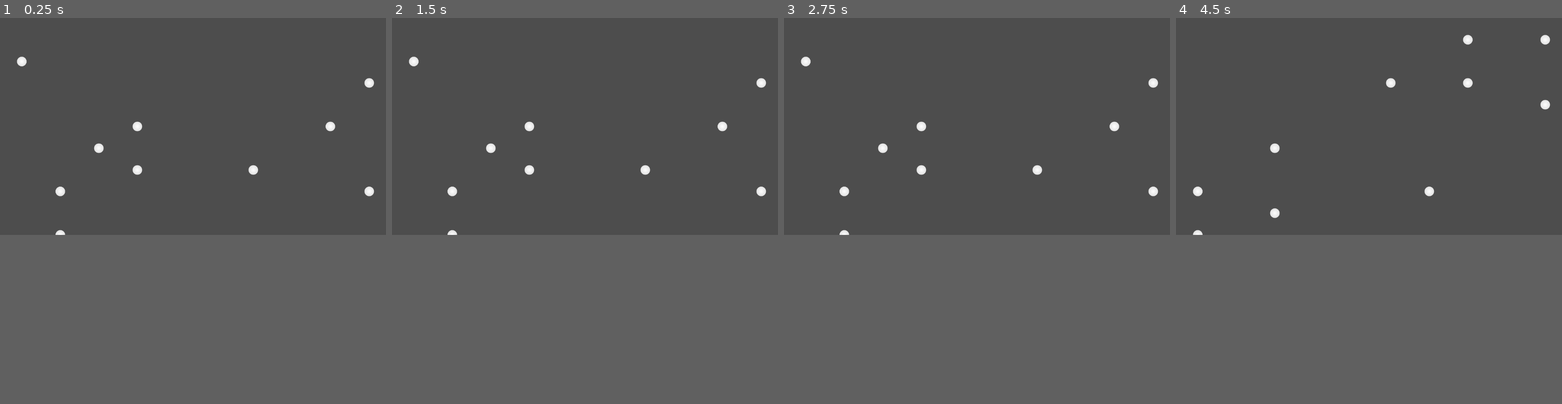
Above: before the commit, frames 1-4 (left to right).
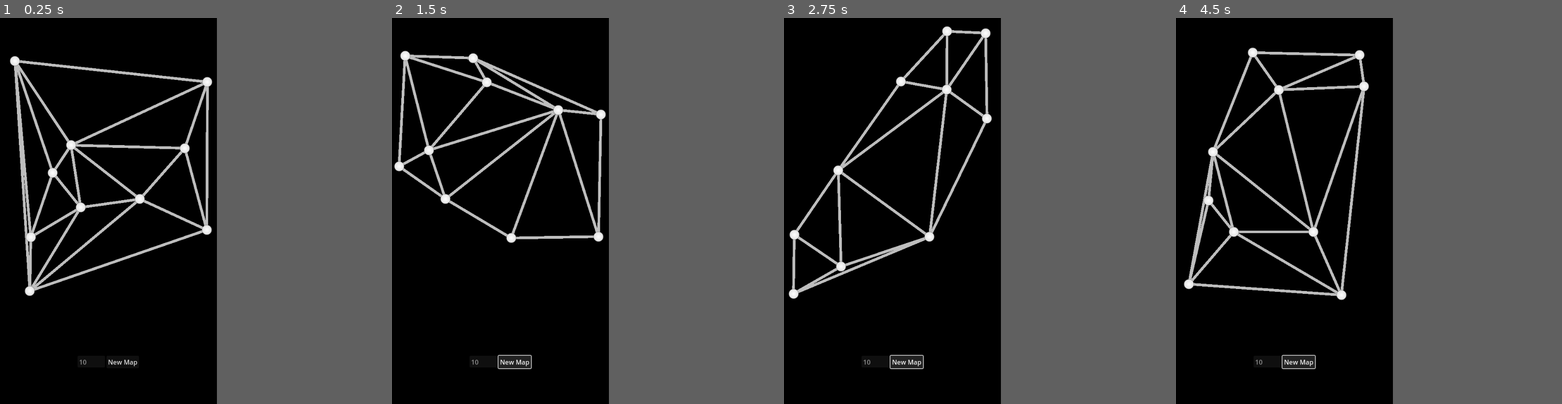
Above: after the commit, the same moments.

Repository: Hitchhiker-Dave/Jaquaysed-Dungen
Game: Godot game, scene res://scenes/MainScreen.tscn
Same seed, same stepped clock (60 frames per second), same inputs: the game is played once before the commit and once after it.
Inputs (mouse positions are in pixels of both pictures, inside the frame that each line leads up to):
- Up to frame 1 (0.25 s): no input
- Up to frame 2 (1.5 s): click (612, 211) at 0.5 s, where only the run after the commit has a clickable "New Map"; click (612, 211) at 1.25 s, where only the run after the commit has a clickable "New Map"
- Up to frame 3 (2.75 s): click (1004, 211) at 2 s, where only the run after the commit has a clickable "New Map"
- Up to frame 4 (4.5 s): tap Enter at 2.75, 4.25 s; tap Space (new_map) at 3.5 s
The window is 799x449 before the commit and 449x799 after it. Grey fills any space a smaller window leaves; there, only what the larger window draws over its background counts as a difference.

The runs differ from the first frame. In frame 1, 32% of the frame differs, in the area x 0-97%, y 0-91%; in frame 2, 32%; in frame 3, 33%; in frame 4, 33%.

Commit message:
node placement and delaunay triangulation
fixed node placement to reduce chance of overlap

added custom function that reimplements godot's delaunay triangulation program to generate a list of unique edges and their lengths

added basic ui for changing number of  rooms to generate during runtime, as well as a generate new map button (should hopefully work on mobile)

Diff:
--- a/project.godot
+++ b/project.godot
@@ -23,6 +23,11 @@
 gdscript/warnings/unsafe_cast=1
 gdscript/warnings/unsafe_call_argument=1
 
+[display]
+
+window/size/viewport_width=540
+window/size/viewport_height=960
+
 [input]
 
 new_map={
--- a/scenes/MainScreen.tscn
+++ b/scenes/MainScreen.tscn
@@ -6,5 +6,38 @@
 [node name="MainScreen" type="Node2D"]
 script = ExtResource("1_ton5t")
 
-[node name="GraphHandler" parent="." instance=ExtResource("1_j6ixq")]
+[node name="Background" type="ColorRect" parent="."]
+offset_right = 1136.0
+offset_bottom = 1079.0
+color = Color(0, 0, 0, 1)
+
+[node name="VBoxContainer" type="VBoxContainer" parent="."]
+offset_right = 40.0
+offset_bottom = 40.0
+size_flags_horizontal = 6
+size_flags_vertical = 6
+
+[node name="GraphHandler" parent="VBoxContainer" instance=ExtResource("1_j6ixq")]
+unique_name_in_owner = true
+layout_mode = 2
 metadata/_edit_use_anchors_ = true
+
+[node name="UI_Box" type="CenterContainer" parent="."]
+offset_right = 540.0
+offset_bottom = 31.0
+size_flags_horizontal = 3
+size_flags_vertical = 3
+
+[node name="HBoxContainer" type="HBoxContainer" parent="UI_Box"]
+layout_mode = 2
+
+[node name="LineEdit" type="LineEdit" parent="UI_Box/HBoxContainer"]
+layout_mode = 2
+placeholder_text = "10"
+
+[node name="Button" type="Button" parent="UI_Box/HBoxContainer"]
+layout_mode = 2
+text = "New Map"
+
+[connection signal="text_submitted" from="UI_Box/HBoxContainer/LineEdit" to="." method="_on_line_edit_text_submitted"]
+[connection signal="button_up" from="UI_Box/HBoxContainer/Button" to="." method="_on_button_button_up"]
--- a/scripts/graph_handler.gd
+++ b/scripts/graph_handler.gd
@@ -3,6 +3,7 @@
 
 #var declaration
 @onready var nodes : Array = []
+var visibleEdges : Array = []
 
 #testing/temp var declaration
 @onready var nodeCount : int = 10
@@ -29,18 +30,20 @@
 
 ##place nodeCount nodes onto screen
 func generateNodes(coords : Array, width : float, height : float) -> void:
-	print("Generating New Nodes")
+	#print("Generating New Nodes")
 	var x : float = 0
 	var y : float = 0
-	var padding : float = nodeRadius * 2
+	var padding : float = nodeRadius
 	for i in nodeCount:
-		print("Coords[", i, "]: ", coords[i])
-		'''x = randf_range((coords[i][0] * width) + (width/3),
-			(coords[i][0] * width) + (width * (2/3)))
-		y = randf_range((coords[i][1] * height),
-		(coords[i][1] * height) + height)'''
-		x = coords[i][0] * (width) + padding
-		y = coords[i][1] * (height) + padding
+		#print("Coords[", i, "]: ", coords[i])
+		x = min(coords[i][0] * width + padding + randf_range(-1 * width / 4.0, width / 4.0),
+			width * nodeCount - (padding / 2.0))
+		if x < (padding / 2.0): x = padding / 2.0
+
+		y = min(coords[i][1] * height + padding + randf_range(-1 * height / 4.0, height / 4.0),
+			height * nodeCount - (padding / 2.0))
+		if y < (padding / 2.0): y = padding / 2.0
+
 		addNode(x, y)
 	return
 
@@ -59,9 +62,63 @@
 			grid_coords.append([x, y])
 
 	grid_coords.shuffle()
+	#Place nodes via pseudo BSP
 	generateNodes(grid_coords, grid_width, grid_height)
+	printNodes()
 
+	#Delaunay triangulation
+	var del_grid : Array = triangulate()
+	del_grid.sort()
+	drawEdges(del_grid)
+
+	#MST
+	#Set Start, Goal, & Encounter Nodes
+	#Add Edges
+	#Set Treasure Nodes
+	#Start Graph Re-write
 	return
+
+##Delaunay triangulation via converting nodes list into format usable by godot's
+##built in delaunay triangulation function; returns list of edges from a
+##the grid: [ [Node A, Node B], Edge Length ]
+func triangulate() -> Array:
+	#convert nodes into a valid PackedVector2Array
+	var nodeCoords : PackedVector2Array = []
+	for node : MyGraphNode in nodes:
+		nodeCoords.append(node.position)
+
+	#input converted nodes into a delaunay triangulation grid; specifically, it
+	#returns an array of indices where each 3 nodes form the triangle
+	var tri_grid : PackedInt32Array = Geometry2D.triangulate_delaunay(nodeCoords)
+
+	#convert triangulation into usable list of edges + distances (non repeating)
+	var edges : Array = []
+	var A : MyGraphNode
+	var B : MyGraphNode
+	var C : MyGraphNode
+	for i in range(tri_grid.size()):
+		#Tri = A - B - C - A
+		if (((i + 1) % 3) == 0):
+			A = nodes[tri_grid[i-2]]
+			B = nodes[tri_grid[i-1]]
+			C = nodes[tri_grid[i]]
+
+			#append A-B
+			if([ [ A, B ], abs(A.position.distance_to(B.position)) ] not in edges and
+			[ [ B, A ], abs(A.position.distance_to(B.position)) ] not in edges):
+				edges.append([ [ A, B ], abs(A.position.distance_to(B.position)) ])
+
+			#append B-C
+			if([ [ B, C ], abs(B.position.distance_to(C.position)) ] not in edges and
+			[ [ C, B ], abs(B.position.distance_to(C.position)) ] not in edges):
+				edges.append([ [ B, C ], abs(B.position.distance_to(C.position)) ])
+
+			#append C-A
+			if([ [ C, A ], abs(C.position.distance_to(A.position)) ] not in edges and
+			[ [ A, C ], abs(C.position.distance_to(A.position)) ] not in edges):
+				edges.append([ [ C, A ], abs(C.position.distance_to(A.position)) ])
+
+	return edges
 
 #delete all stored nodes in graph
 func deleteNodes() -> void:
@@ -70,9 +127,22 @@
 	nodes.clear()
 	return
 
+#draw lines from a list of edges and a given color (fixed for now)
+func drawEdges(edges : Array) -> void:
+	visibleEdges = edges
+	queue_redraw()
+	return
+
 #test printout of all nodes in storage
 func printNodes() -> void:
 	for node : MyGraphNode in nodes:
 		node.printNode()
 
 	return
+
+func _draw() -> void:
+	for i in range(visibleEdges.size()):
+		draw_line(visibleEdges[i][0][0].position, visibleEdges[i][0][1].position,
+		Color.GRAY , nodeRadius / 4.0)
+
+	return
--- a/scripts/graph_node.gd
+++ b/scripts/graph_node.gd
@@ -8,12 +8,11 @@
 #var declaration
 @onready var neighbors : Array = []
 @onready var value : int = 0
-@onready var radius : float = 4.0
+@onready var radius : float = 1.0
 #either list of bools or enums for special rooms
 
 func _ready() -> void:
-	sprite_2d.texture.width = radius
-	sprite_2d.texture.height = radius
+	setRadius(radius)
 	value = randi_range(1, 6) #temp values, emulated d6
 
 func setRadius(r : float) -> void:
--- a/scripts/main_screen.gd
+++ b/scripts/main_screen.gd
@@ -1,16 +1,24 @@
 extends Node2D
 
 #get children/components
-@onready var graph_handler: GraphManager = $GraphHandler
+@onready var background: ColorRect = $Background
+@onready var graph_handler: GraphManager = %GraphHandler
+@onready var ui_box: CenterContainer = $UI_Box
+@onready var line_edit: LineEdit = $UI_Box/HBoxContainer/LineEdit
+
 #temp vars until I set up the flexbox enviroment for Graph Handler
 @onready var map_div_width : float = DisplayServer.window_get_size().x
-@onready var map_div_height : float = DisplayServer.window_get_size().y
+@onready var map_div_height : float = DisplayServer.window_get_size().y * (3.0/4.0)
+@onready var ui_div_height : float = DisplayServer.window_get_size().y * (7.0/8.0)
 
 #var declaration
 @export var roomCount : int = 10 ##number of rooms generated, max 100
-@onready var radius : float = maxf(4.0, minf(map_div_width, map_div_height) / (roomCount * 2))
+@onready var radius : float = maxf(2.0, minf(map_div_width, map_div_height) / (roomCount * 2))
 
 func _ready() -> void:
+	background.size = DisplayServer.window_get_size()
+	ui_box.position.y = ui_div_height
+
 	graph_handler.nodeCount = mini(roomCount, 100)
 	graph_handler.map_width = map_div_width
 	graph_handler.map_height = map_div_height
@@ -23,3 +31,11 @@
 		graph_handler.deleteNodes()
 		graph_handler.newMap()
 	return
+
+func _on_button_button_up() -> void:
+	graph_handler.deleteNodes()
+	graph_handler.newMap()
+
+func _on_line_edit_text_submitted(new_text: String) -> void:
+	graph_handler.nodeCount = mini(maxi(new_text.to_int(), 1), 100)
+	line_edit.text = str(graph_handler.nodeCount)
